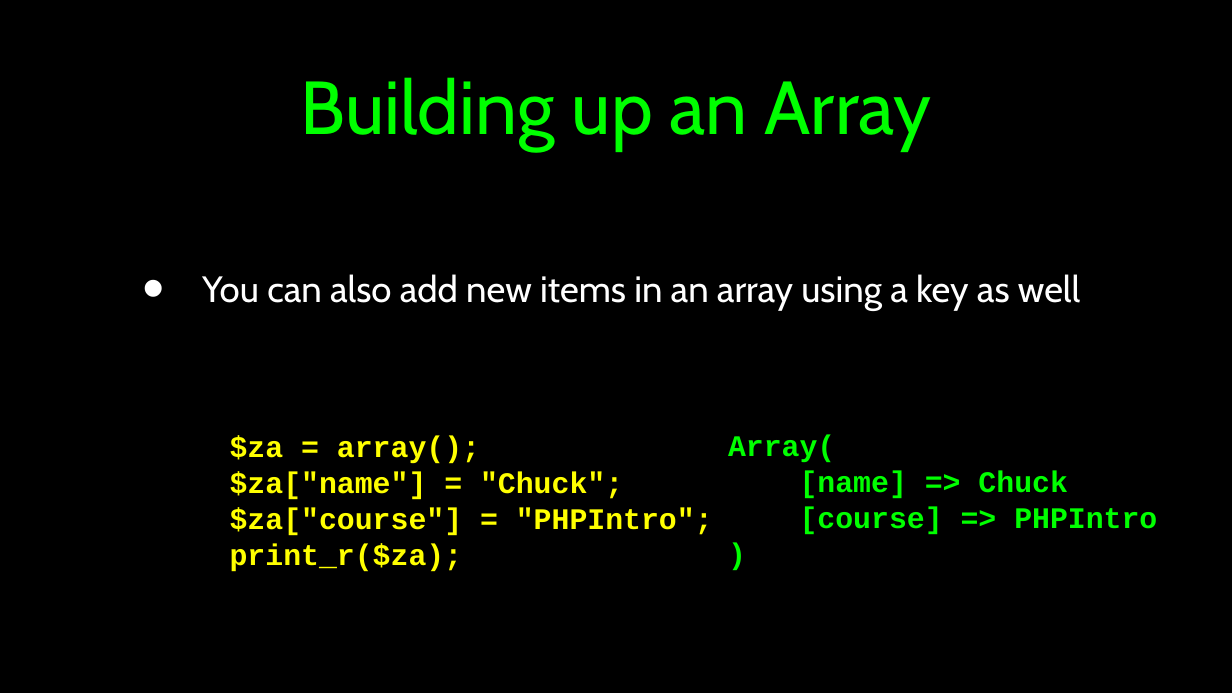
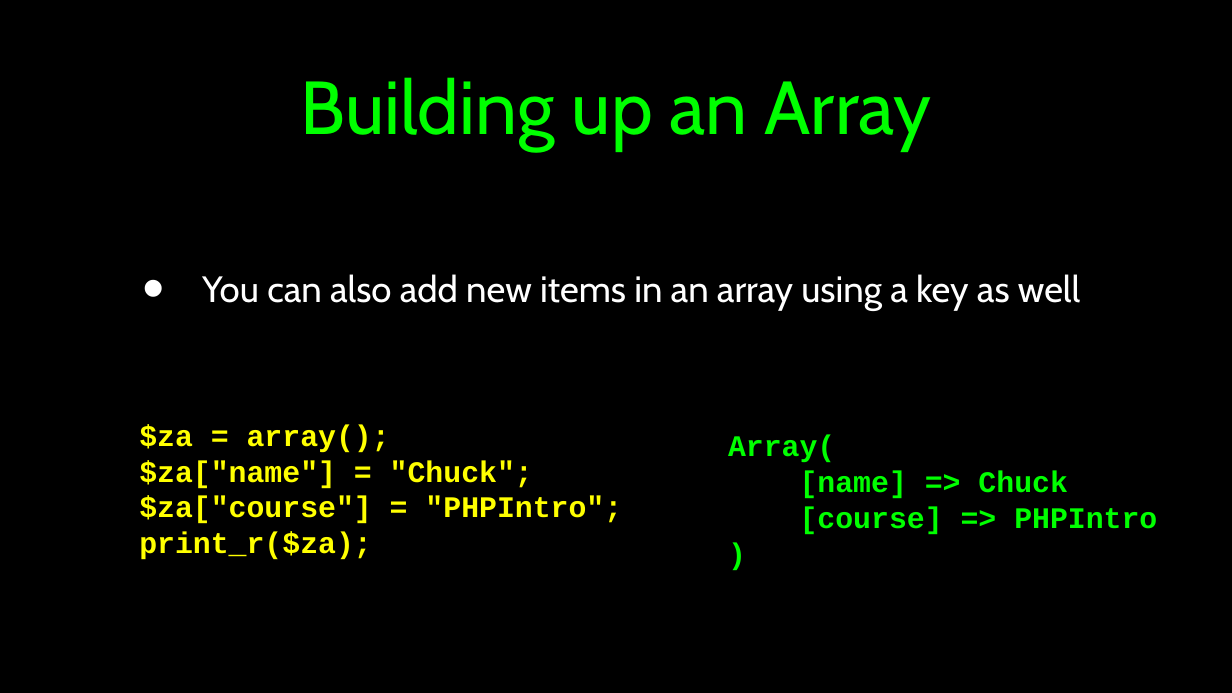
Before and after one commit to csev/wa4e, a slide deck: slide 8 of lectures/PHP-04-Arrays.ppt. Drawn at 1232x693 pixels with LibreOffice and Linux fonts; fonts in the diff are those of the drawing. Boxes give left, top, right and bottom in pixels: in the first picture for what was removed or moved away, otherwise in the second. Text is boxed around its words. In the diff, an @@ line names an element or a change of style, - is before the commit and + after.

```diff
--- a/lectures/PHP-04-Arrays.ppt
+++ b/lectures/PHP-04-Arrays.ppt
@@ text "$za = array();": place and size @@
-text "$za = array();" at (230,436,713,572)
+text "$za = array();" at (139,424,622,560)
```
Also in this commit, not shown: 3 other slides changed, 1 slide added, 1 other file.
